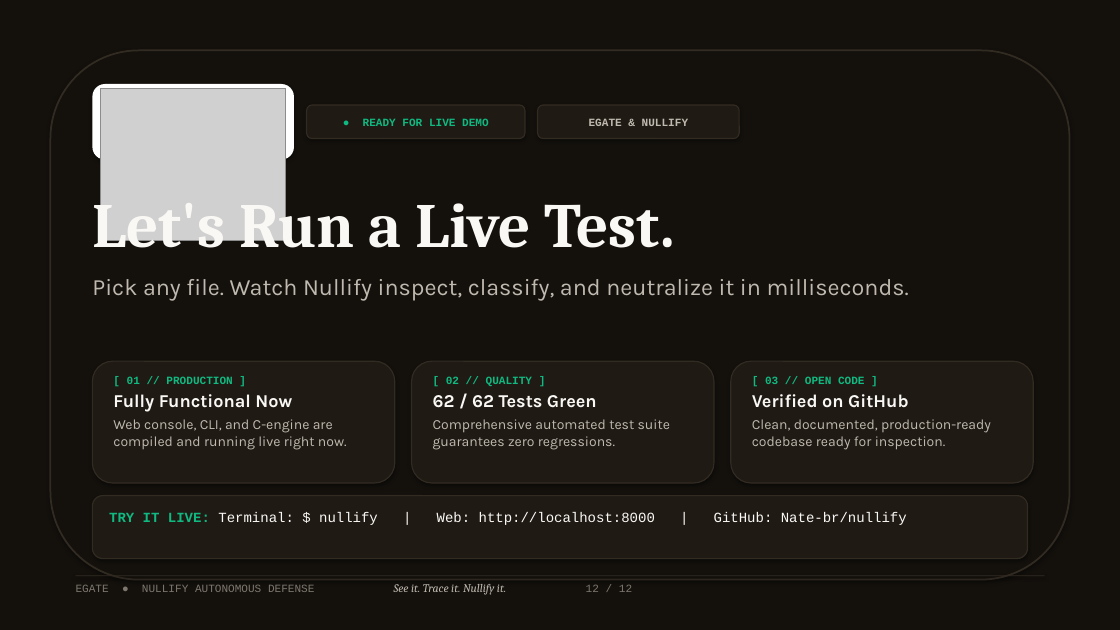
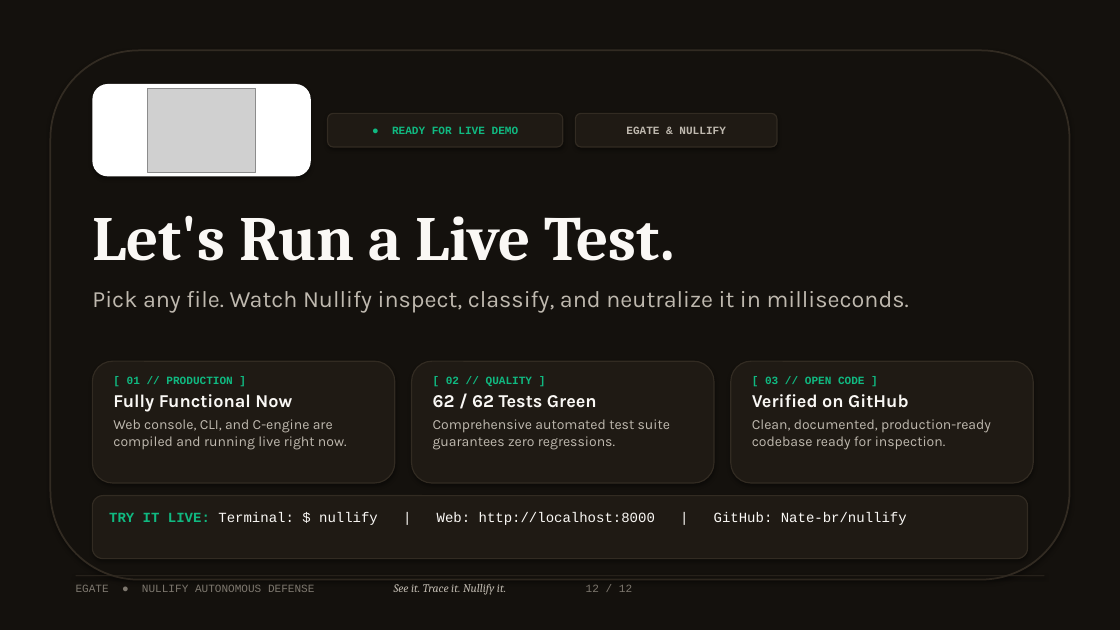
Before and after one commit to Nate-br/nullify, a slide deck: slide 12 of nullify_presentation.pptx. Drawn at 1120x630 pixels with LibreOffice and Linux fonts; fonts in the diff are those of the drawing; grey boxes stand for pictures. Boxes give left, top, right and bottom in pixels: in the first picture for what was removed or moved away, otherwise in the second. Text is boxed around its words. In the diff, an @@ line names an element or a change of style, - is before the commit and + after.

Commit message:
refactor(presentation): remove extra photos, fix exact proportional logo scaling, use only EGATE logo on cover

```diff
--- a/nullify_presentation.pptx
+++ b/nullify_presentation.pptx
@@ rounded rectangle: place and size @@
-rounded rectangle at box(92, 84, 294, 160)
+rounded rectangle at box(92, 84, 311, 176)
@@ picture: place and size @@
-picture at box(101, 88, 286, 240)
+picture at box(147, 88, 255, 172)
@@ rounded rectangle "● READY FOR LIVE DEMO": place and size @@
-rounded rectangle "● READY FOR LIVE DEMO" at box(307, 105, 525, 139)
+rounded rectangle "● READY FOR LIVE DEMO" at box(328, 113, 563, 147)
@@ rounded rectangle "EGATE & NULLIFY": place and size @@
-rounded rectangle "EGATE & NULLIFY" at box(538, 105, 739, 139)
+rounded rectangle "EGATE & NULLIFY" at box(576, 113, 777, 147)
@@ text "Let's Run a Live Test." rewrapped from box(92, 190, 909, 300) to box(92, 215, 909, 313) @@
```
Also in this commit, not shown: 6 other slides changed, 4 other files.
